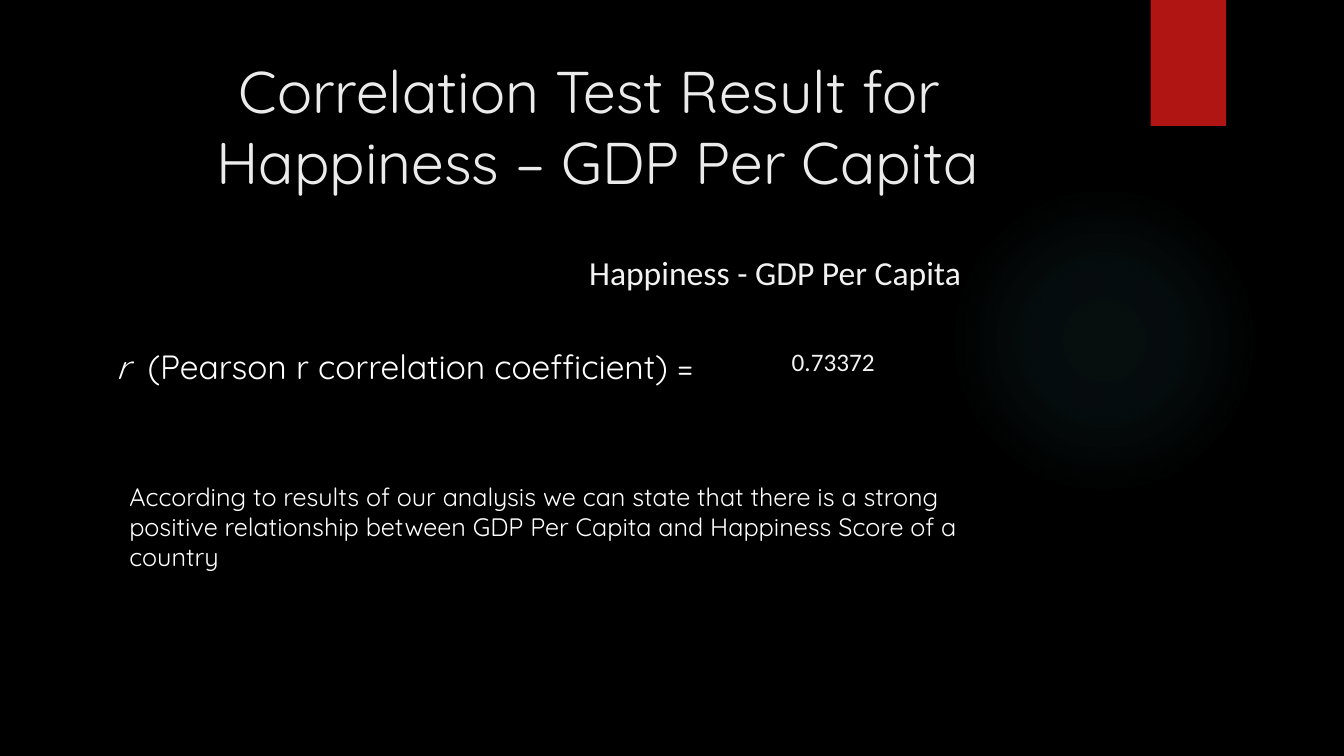
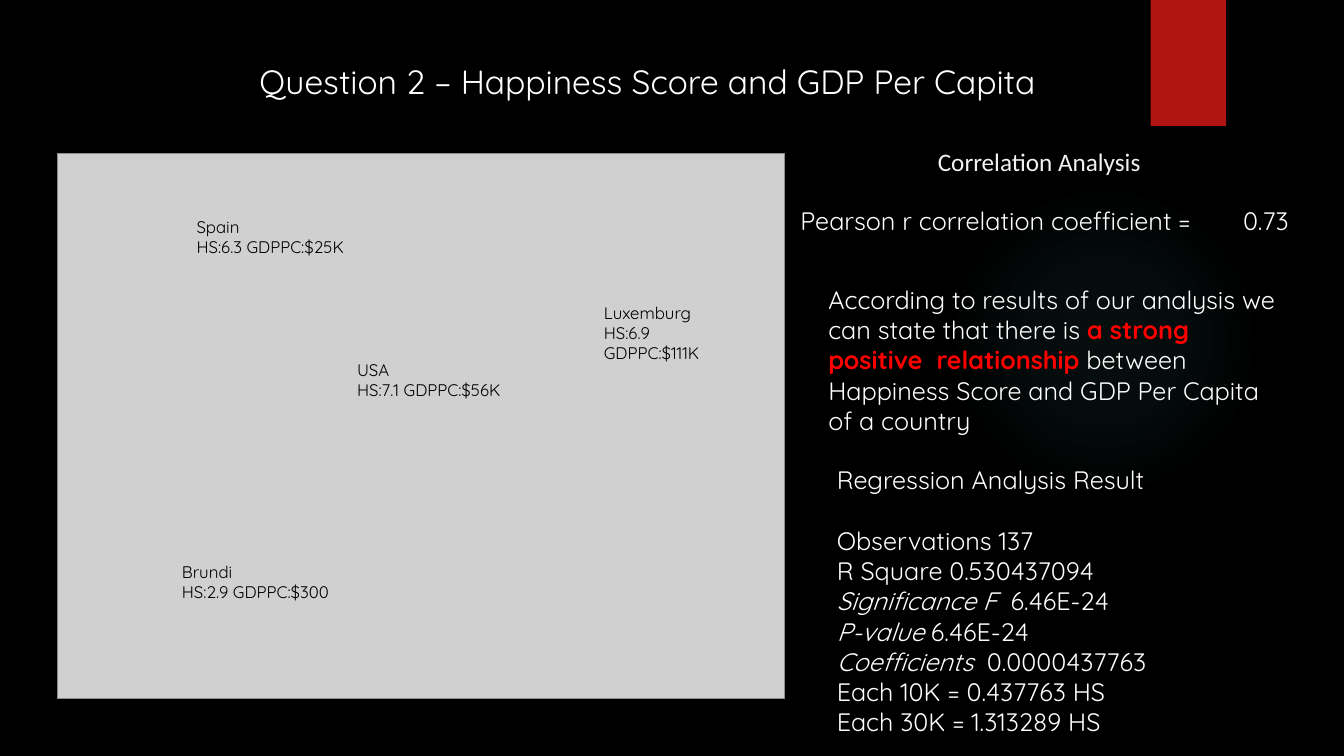
Before and after one commit to sinancengiz/World_Happiness, a slide deck: slide 7 of Project_1_Team_7_Presentation.pptx (slide 11 before the commit). Drawn at 1344x756 pixels with LibreOffice and Linux fonts; fonts in the diff are those of the drawing; grey boxes stand for pictures; background and template pictures are left out. Boxes give left, top, right and bottom in pixels: in the first picture for what was removed or moved away, otherwise in the second. Text is boxed around its words. In the diff, an @@ line names an element or a change of style, - is before the commit and + after.

Commit message:
regresion anlysis and correlation analysis combines in 1 slayt

```diff
--- a/Project_1_Team_7_Presentation.pptx
+++ b/Project_1_Team_7_Presentation.pptx
@@ title removed at [217,69,979,196] @@
-Correlation Test Result for
-Happiness – GDP Per Capita
@@ text at [259,69,1035,101]: text changed; font Calibri to Quicksand; text colour #F2F2F2 to #FFFFFF @@
-Happiness - GDP Per Capita
+Question 2 – Happiness Score and GDP Per Capita
@@ picture added at [57,153,784,699] @@
@@ text added at [938,153,1140,175], 18 pt, text #F2F2F2 @@
+Correlation Analysis
@@ text added at [197,221,344,256], 12 pt, text #000000 @@
+Spain
+HS:6.3 GDPPC:$25K
@@ text at [800,211,1172,231]: text changed; size 24 to 18 pt @@
-r (Pearson r correlation coefficient) =
+Pearson r correlation coefficient =
@@ text added at [1243,212,1289,231], 18 pt, text #FFFFFF @@
+0.73
@@ text at [828,290,1275,435]: text changed @@
-According to results of our analysis we can state that there is a strong positive relationship between GDP Per Capita and Happiness Score of a country
+According to results of our analysis we can state that there is a strong positive relationship between Happiness Score and GDP Per Capita of a country
@@ text added at [604,306,699,362], 12 pt, text #000000 @@
+Luxemburg
+HS:6.9
+GDPPC:$111K
@@ text removed at [792,354,875,371] @@
-0.73372
@@ text added at [357,364,501,399], 12 pt, text #000000 @@
+USA
+HS:7.1 GDPPC:$56K
@@ text added at [837,470,1146,732], 18 pt, text #FFFFFF @@
+Regression Analysis Result
+Observations 137
+R Square 0.530437094
+Significance F 6.46E-24
+P-value 6.46E-24
+Coefficients 0.0000437763
+Each 10K = 0.437763 HS
+Each 30K = 1.313289 HS
@@ text added at [182,565,329,601], 12 pt, text #000000 @@
+Brundi
+HS:2.9 GDPPC:$300
```
Also in this commit, not shown: 3 other slides changed, 8 slides removed, 1 other file.
